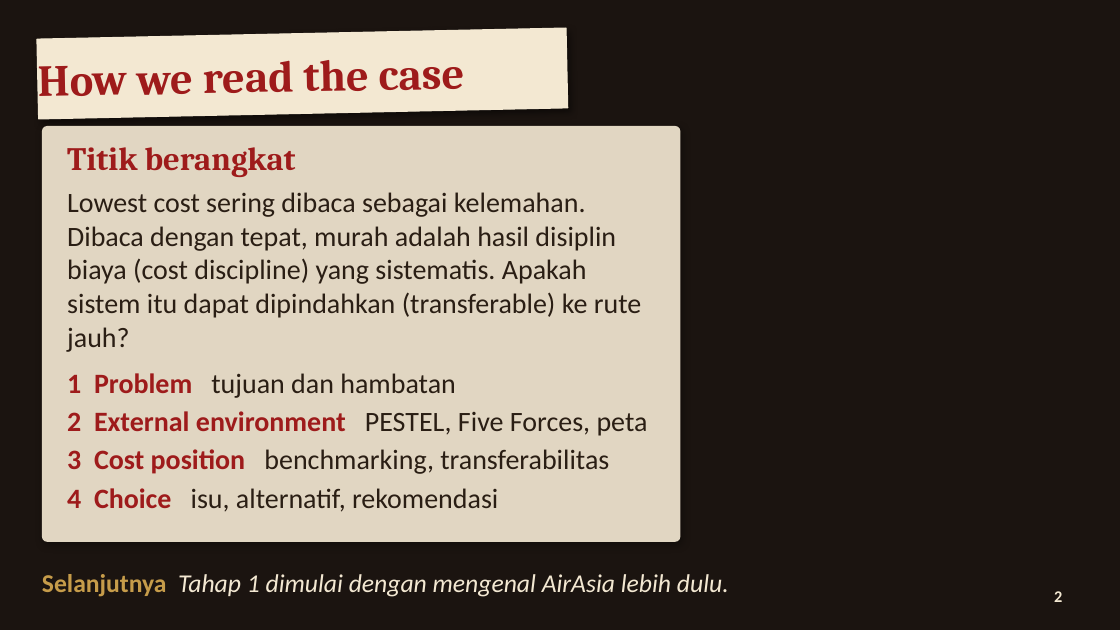
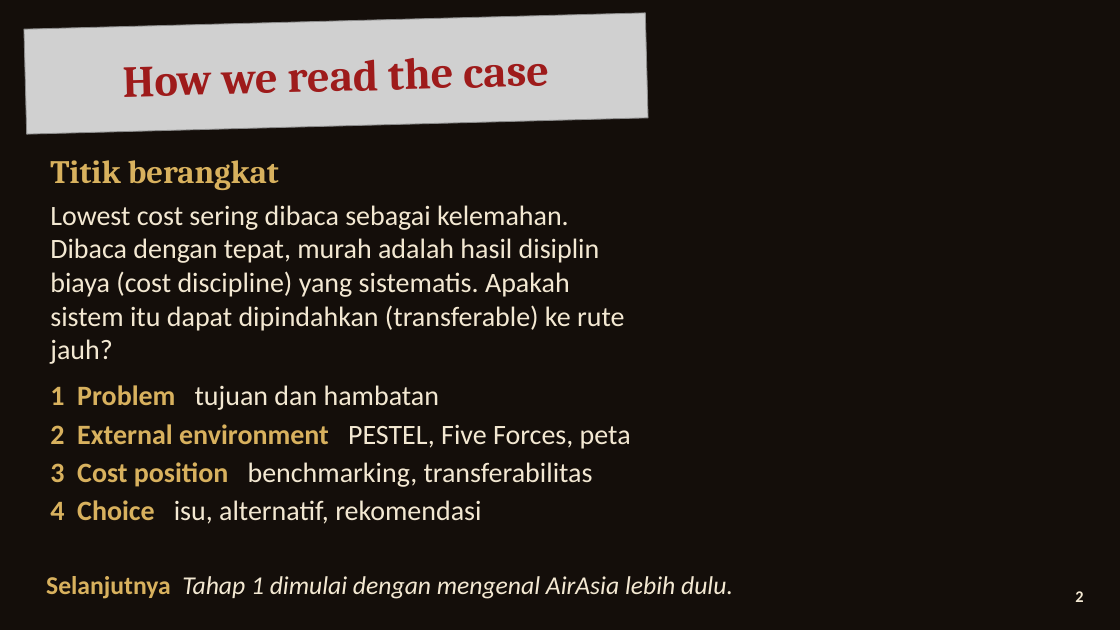
Before and after one commit to aslihabnuri/Dom-Manipulation, a slide deck: slide 2 of strategic-management/airasia-case/SMJKT_Group 3_Aslih_Case AirAsia.pptx. Drawn at 1120x630 pixels with LibreOffice and Linux fonts; fonts in the diff are those of the drawing; grey boxes stand for pictures; background and template pictures are left out. Boxes give left, top, right and bottom in pixels: in the first picture for what was removed or moved away, otherwise in the second. Text is boxed around its words. In the diff, an @@ line names an element or a change of style, - is before the commit and + after.

```diff
--- a/strategic-management/airasia-case/SMJKT_Group 3_Aslih_Case AirAsia.pptx
+++ b/strategic-management/airasia-case/SMJKT_Group 3_Aslih_Case AirAsia.pptx
@@ text "How we read the case": place and size @@
-text "How we read the case" at <box>38,60,465,96</box>
+text "How we read the case" at <box>123,58,550,97</box>
@@ text "How we read the case" at <box>123,58,550,97</box>: alignment left to centre @@
@@ picture added at <box>24,13,648,134</box> @@
@@ rectangle removed at <box>37,28,568,119</box> @@
@@ rounded rectangle removed at <box>42,126,681,542</box> @@
@@ text "Titik berangkat": place and size @@
-text "Titik berangkat" at <box>67,147,296,177</box>
+text "Titik berangkat" at <box>50,160,279,190</box>
@@ text "Titik berangkat" at <box>50,160,279,190</box>: text colour #9E1B1B to #D8B15E @@
@@ text "Lowest cost sering dibaca sebagai ...": place and size @@
-text "Lowest cost sering dibaca sebagai ..." at <box>67,192,641,352</box>
+text "Lowest cost sering dibaca sebagai ..." at <box>50,205,624,364</box>
@@ text "Lowest cost sering dibaca sebagai ..." at <box>50,205,624,364</box>: text colour #2A1E14 to #F3E8D2 @@
@@ text "1 Problem tujuan dan hambatan": place and size @@
-text "1 Problem tujuan dan hambatan" at <box>67,373,648,512</box>
+text "1 Problem tujuan dan hambatan" at <box>50,385,631,524</box>
@@ text "1 Problem tujuan dan hambatan" at <box>50,385,631,524</box>: text colour #9E1B1B to #D8B15E in "1 Problem", "2 External environment", "3 Cost position", "4 Choice"; text colour #2A1E14 to #F3E8D2 in "tujuan dan hambatan", "PESTEL, Five Forces, peta", "benchmarking, transferabilitas", "isu, alternatif, rekomendasi" @@
@@ rectangle removed at <box>0,556,1120,608</box> @@
@@ text "Selanjutnya Tahap 1 dimulai dengan ..." at <box>46,576,733,599</box>: text colour #C69C4A to #D8B15E in "Selanjutnya" @@
@@ text "2" at <box>1075,591,1083,602</box>: alignment centre to right @@
@@ ellipse removed at <box>1038,576,1080,618</box> @@
```
Also in this commit, not shown: 19 other slides changed, 11 other files.
